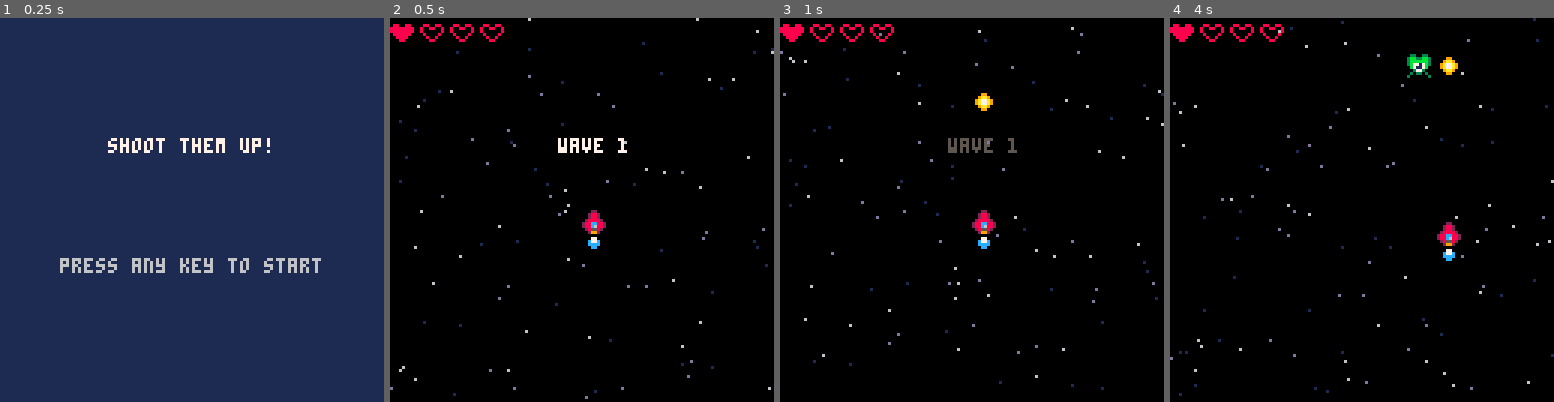
Above: before the commit, frames 1-4 (left to right).
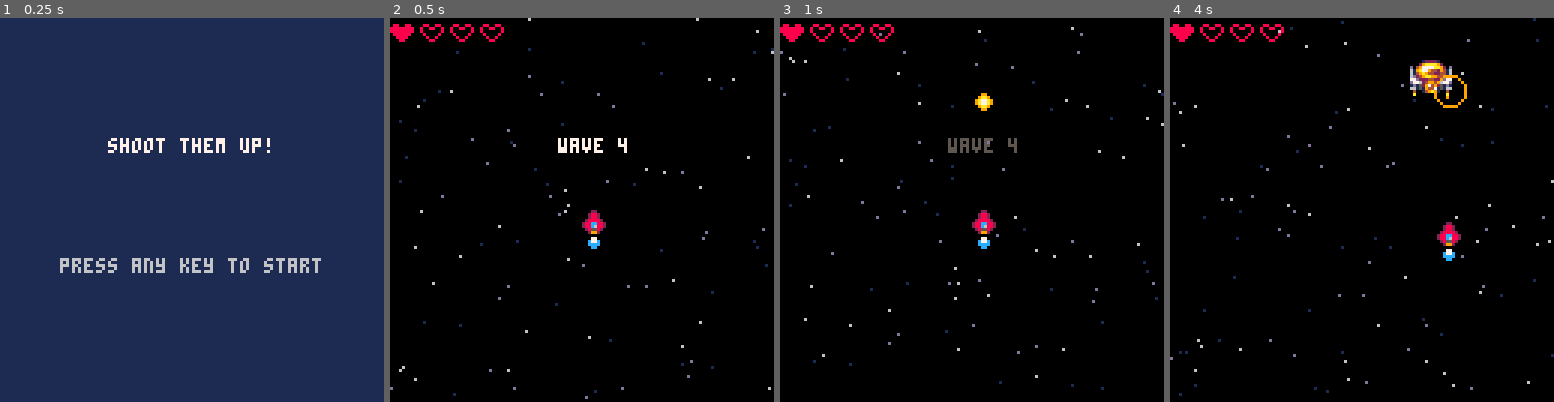
Above: after the commit, the same moments.

Repository: gabriel-jm/pico8-games
Game: PICO-8 cartridge shmup.p8
Two runs of this game, one before a commit and one after it. Both use one fixed random seed, a clock stepped at 60 frames per second and the inputs below.
Inputs:
- Up to frame 1 (0.25 s): no input
- Up to frame 2 (0.5 s): tap X (X key) at 0.33 s
- Up to frame 3 (1 s): tap O (Z key) at 0.7 s
- Up to frame 4 (4 s): tap X (X key) at 1.07, 1.85, 2.97 s; hold Right 1.6-2.1 s; tap O (Z key) every 0.4 s from 1.7 to 3.7 s; hold Up 2.15-2.42 s; hold Right 2.47-3.03 s; hold Left 3.08-3.58 s; hold Down 3.63-3.97 s

Frame 1 is identical in both runs. In frame 2, less than 0.1% of the frame differs, in the area x 59-62%, y 31-36%; in frame 3, less than 0.1%; in frame 4, 1.2%, in the area x 61-78%, y 9-24%.

Commit message:
shmup - add different enemies props

Diff:
--- a/shmup.p8
+++ b/shmup.p8
@@ -9,27 +9,28 @@
  btn_lockout=0
 
  enemy_types={
-		make_obj({ -- green alien
+		make_obj { -- green alien
 			hp=5,
 			spr=21,
 			ani=split"21,22,23,24"
-		}),
-		make_obj({ -- red flame guy
+		},
+		make_obj { -- red flame guy
 			hp=5,
 			spr=148,
 			ani=split"148,149"
-		}),
-		make_obj({ -- spinning ship
+		},
+		make_obj { -- spinning ship
 			hp=5,
 			spr=184,
 			ani=split"184,185,186,187"
-		}),
-		make_obj({ -- boss
+		},
+		make_obj { -- boss
 			hp=5,
 			spr=208,
 			ani=split"208,210",
-			spr_width=2
-		})
+			spr_width=2,
+			col_width=16
+		}
 	}
 
  modes={
@@ -54,17 +55,17 @@
 end
 
 function start_screen()
-	mode("start")
+	mode"start"
 	music(7)
 end
 
 function startgame()
 --	music(-1,1000)
 	t=0
-	wave=0
+	wave=3
 	next_wave()
 
-	ship={
+	ship=make_obj {
 		x=64,
 		y=64,
 		sx=0,
@@ -149,10 +150,18 @@
 end
 
 function has_collision(a,b)
-	if (a.y>b.y+7) return false
-	if (b.y>a.y+7) return false
-	if (a.x>b.x+7) return false
-	if (b.x>a.x+7) return false
+	if a.y>b.y+b.col_width-1 then
+		return false
+	end
+	if b.y>a.y+a.col_width-1 then
+		return false
+	end
+	if a.x>b.x+b.col_width-1 then
+		return false
+	end
+	if b.x>a.x+a.col_width-1 then
+		return false
+	end
 
 	return true
 end
@@ -276,7 +285,7 @@
 		spr_width=val.spr_width or 1,
 		ani=val.ani,
 		ani_frame=1,
-		col_width=8
+		col_width=val.col_width or 8
 	}
 end
 -->8
@@ -312,11 +321,10 @@
 	if (btn(⬇️)) ship.sy=2
 	if btn(🅾️) then
 		if bullet_timer<=0 then
-			add(bullets,{
+			add(bullets,make_obj {
 				x=ship.x,
 				y=ship.y-4,
-				spr=16,
-				spr_width=1
+				spr=16
 			})
 			sfx(0)
 			muzzle=6
@@ -403,7 +411,7 @@
 	update_stars()
 
 	if lives<=0 then
-		mode("gameover")
+		mode"gameover"
 		btn_lockout=t+30
 		music(6)
 	end
@@ -420,7 +428,7 @@
 	wavetime-=1
 
 	if wavetime<=0 then
-		mode("game")
+		mode"game"
 		spawn_wave()
 	end
 end
@@ -612,15 +620,14 @@
 	local typ=t or 1
 	local stats=enemy_types[typ]
 
-	add(enemies,{
+	add(enemies,make_obj {
 		x=rnd(110)+10,
 		y=-(rnd(10)+10),
-		flash=0,
 		hp=stats.hp,
 		spr=stats.spr,
+		ani=stats.ani,
 		spr_width=stats.spr_width,
-		ani=stats.ani,
-		ani_frame=1
+		col_width=stats.col_width
 	})
 end
 
Not shown, added: 1.p8l
Not shown, added: 2.p8l
